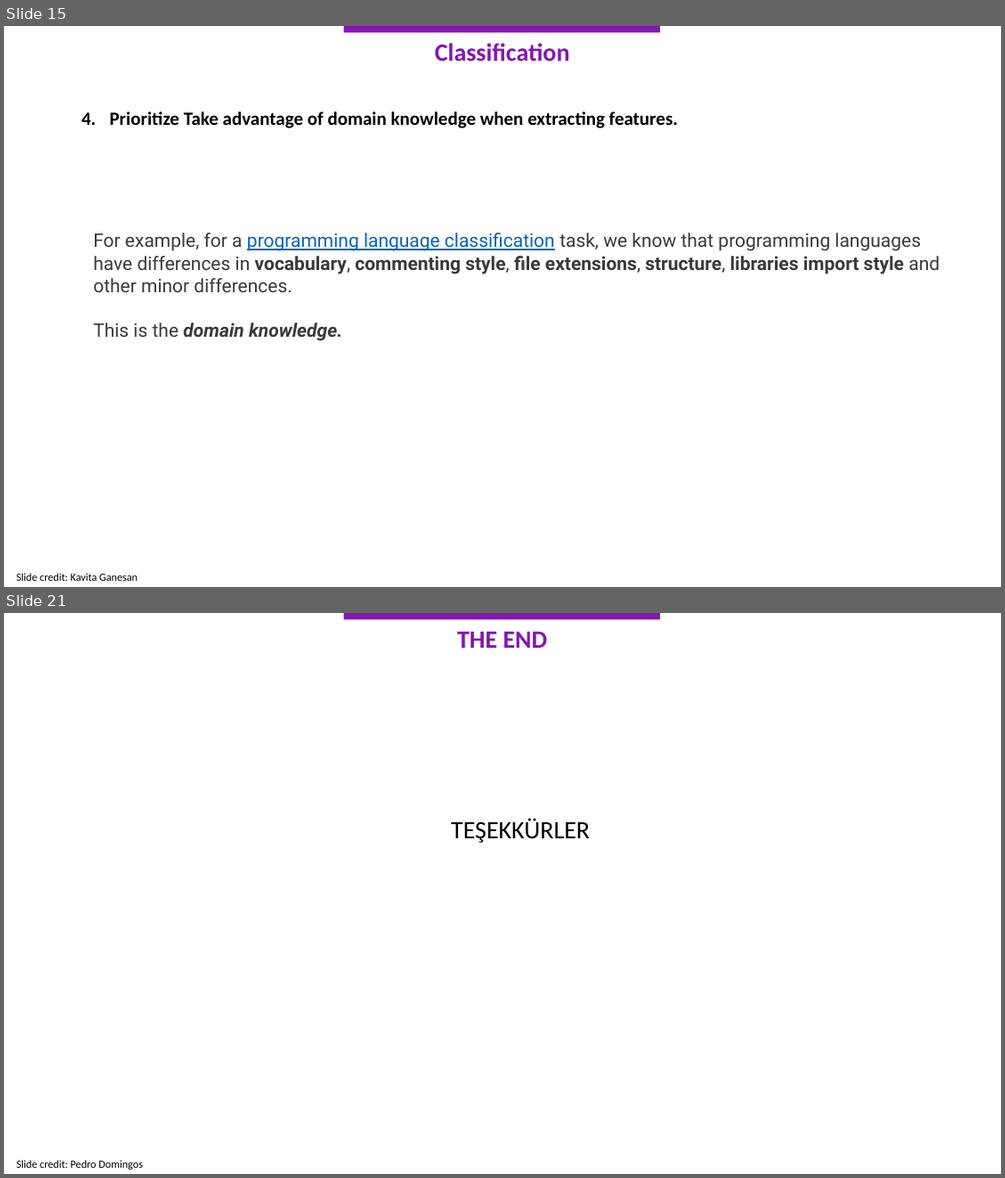
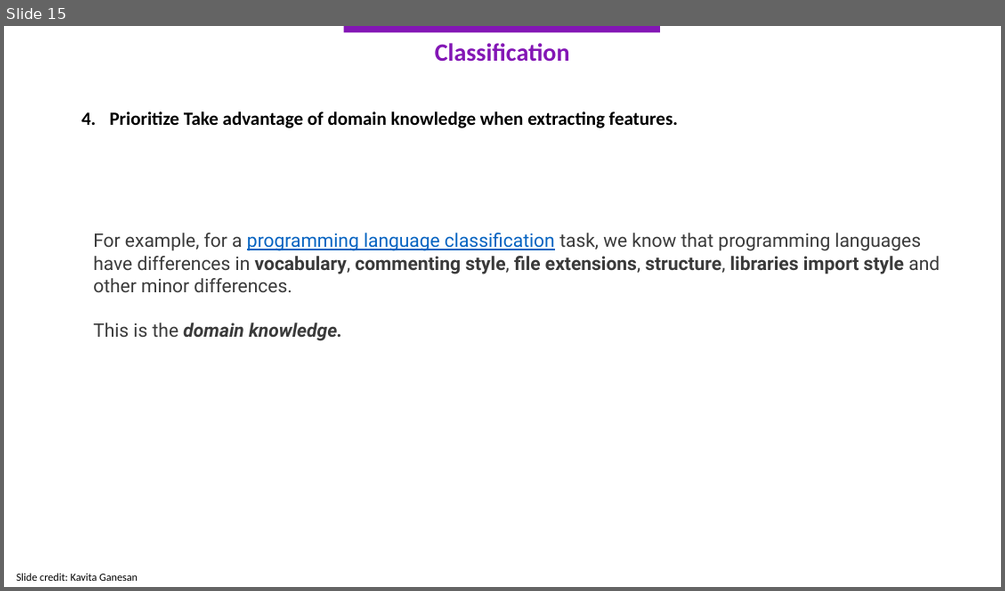
Before and after one commit to kemalcankara/anlp2023_guz, a slide deck: Slides/3.KRY-ANLP_1Kasim.pptx. Shown one above the other, each under a label of ours: slides 15 and 21 before the commit, slide 15 after it; the slides between them are not shown. The pictures are 1005x1178 and 1005x591 pixels, drawn with LibreOffice and Linux fonts; fonts in the diff are those of the drawing. Boxes give left, top, right and bottom in pixels: in the first picture for what was removed or moved away, otherwise in the second. Text is boxed around its words. In the diff, an @@ line names an element or a change of style, - is before the commit and + after.

```diff
--- a/Slides/3.KRY-ANLP_1Kasim.pptx
+++ b/Slides/3.KRY-ANLP_1Kasim.pptx
@@ slide 21 removed at (4,613,1001,1174), background #FFFFFF @@
@@ rectangle removed at (343,613,660,620) @@
@@ text removed at (457,632,548,648) @@
-THE END
@@ text removed at (451,818,590,843) @@
-TEŞEKKÜRLER
@@ text removed at (16,1159,143,1169) @@
-Slide credit: Pedro Domingos
```
Also in this commit, not shown: 2 slides changed, 4 other slides removed, 1 other file.
